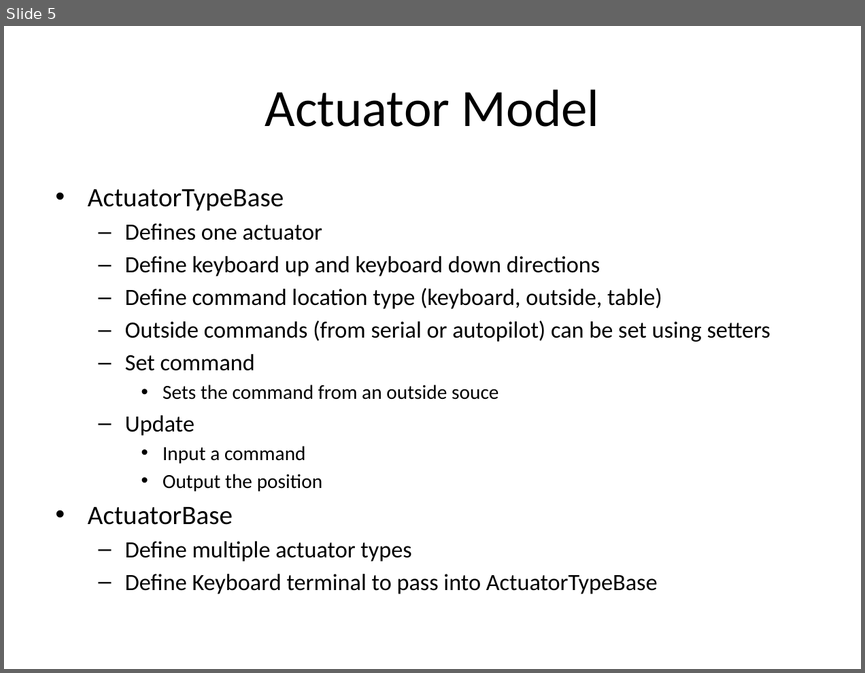
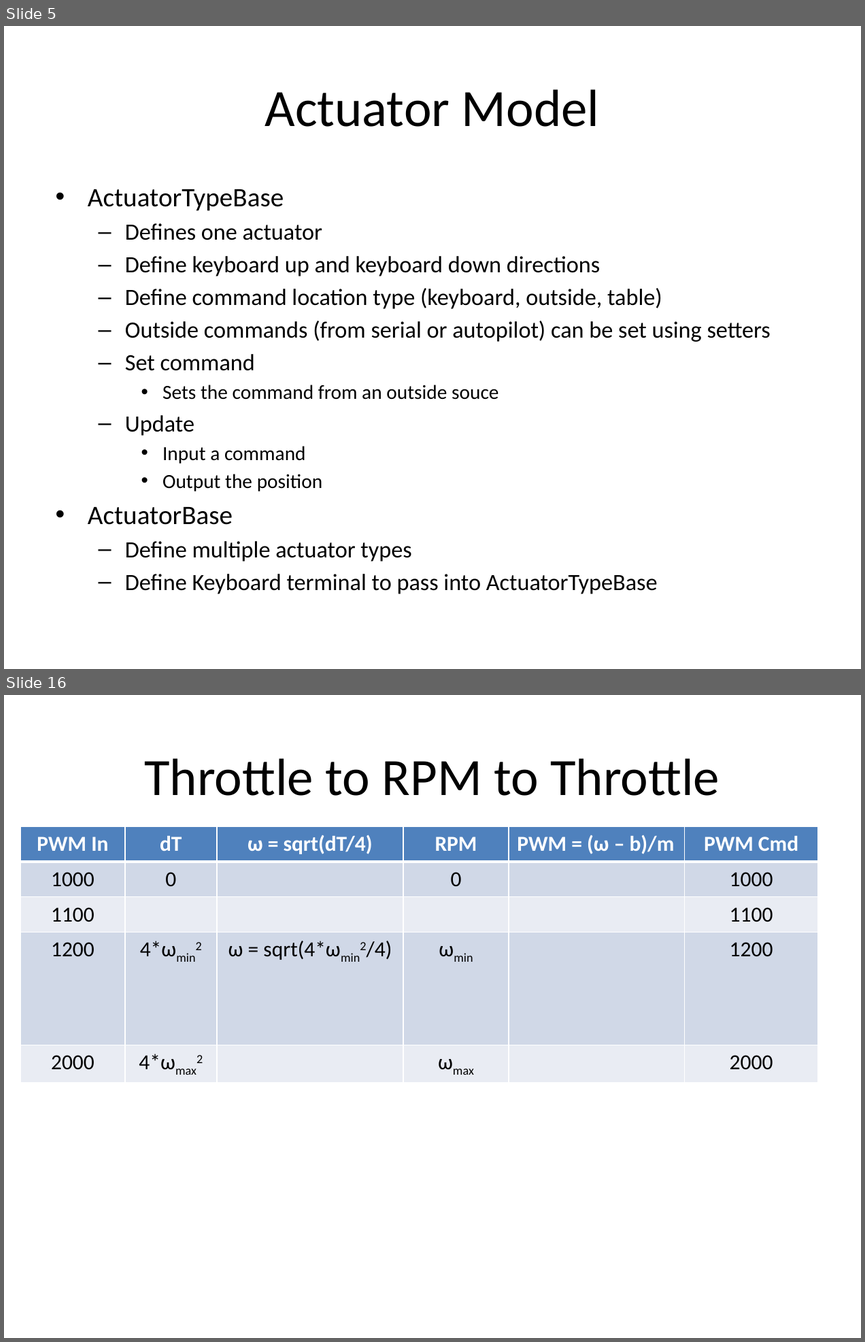
Before and after one commit to malex2/Cpp-Aircraft-Simulation, a slide deck: Simulation Outline.pptx. Shown one above the other, each under a label of ours: slide 5 before the commit, slides 5 and 16 after it; the slides between them are not shown. The pictures are 865x673 and 865x1342 pixels, drawn with LibreOffice and Linux fonts; fonts in the diff are those of the drawing. Boxes give left, top, right and bottom in pixels: in the first picture for what was removed or moved away, otherwise in the second. Text is boxed around its words. In the diff, an @@ line names an element or a change of style, - is before the commit and + after.

```diff
--- a/Simulation Outline.pptx
+++ b/Simulation Outline.pptx
@@ slide 16 added at [4,695,861,1338], background #FFFFFF @@
@@ title added at [144,758,719,796], 44 pt, text #000000 @@
+Throttle to RPM to Throttle
@@ table added at [20,826,818,1080], 5 rows, 6 columns @@
+PWM In | dT | ω = sqrt(dT/4) | RPM | PWM = (ω – b)/m | PWM Cmd
+1000 | 0 |  | 0 |  | 1000
+1100 |  |  |  |  | 1100
+1200 | 4*ωmin2 | ω = sqrt(4*ωmin2/4) | ωmin |  | 1200
+2000 | 4*ωmax2 |  | ωmax |  | 2000
```
Also in this commit, not shown: 23 other slides added, 29 other files.
